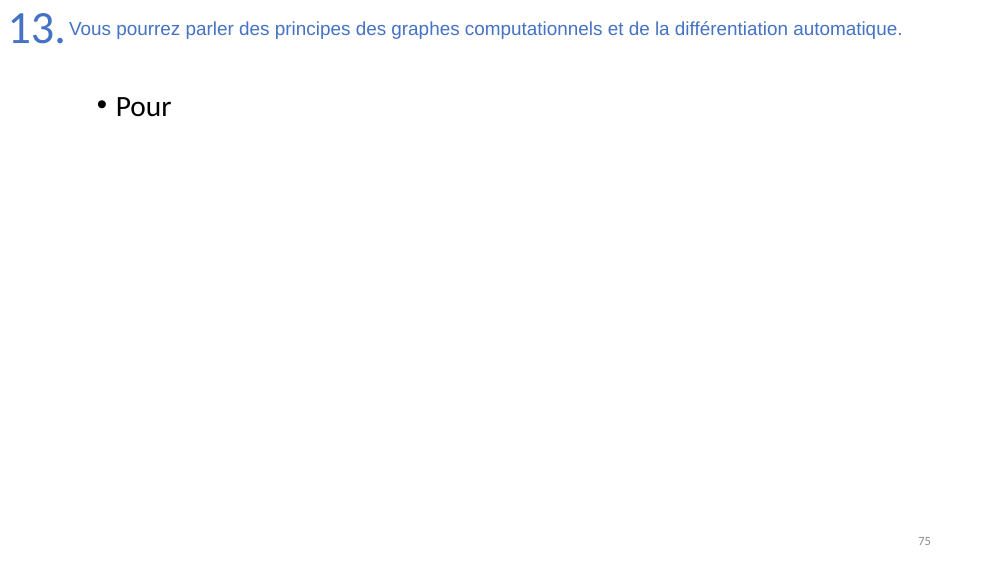
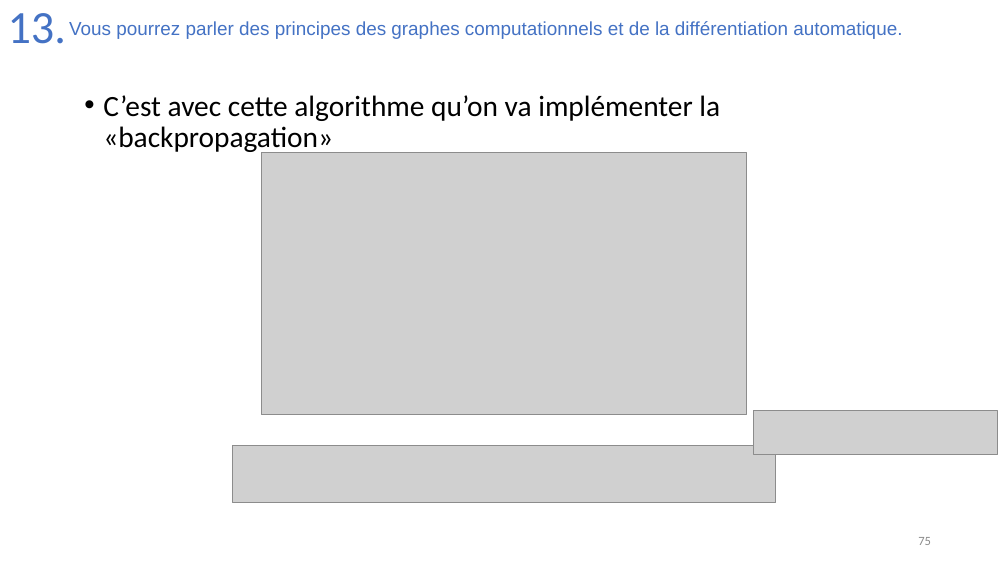
Before and after one commit to Joao-Quinta/Uni3eme, a slide deck: slide 75 of intelligenceArtificielle/Intelligence_artificielle_exam.pptx. Drawn at 1008x567 pixels with LibreOffice and Linux fonts; fonts in the diff are those of the drawing; grey boxes stand for pictures. Boxes give left, top, right and bottom in pixels: in the first picture for what was removed or moved away, otherwise in the second. Text is boxed around its words. In the diff, an @@ line names an element or a change of style, - is before the commit and + after.

```diff
--- a/intelligenceArtificielle/Intelligence_artificielle_exam.pptx
+++ b/intelligenceArtificielle/Intelligence_artificielle_exam.pptx
@@ text at [103,95,720,155]: text changed @@
-• Pour
+• C’est avec cette algorithme qu’on va implémenter la «backpropagation»
@@ picture added at [262,152,747,415] @@
@@ picture added at [753,411,997,454] @@
@@ picture added at [232,445,775,503] @@
```
Also in this commit, not shown: 5 other slides changed.
